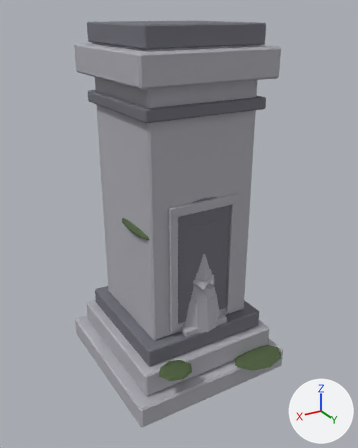
The glTF model godot/art/models/SM_Cripta_Pilar.glb: old version first, new version second.
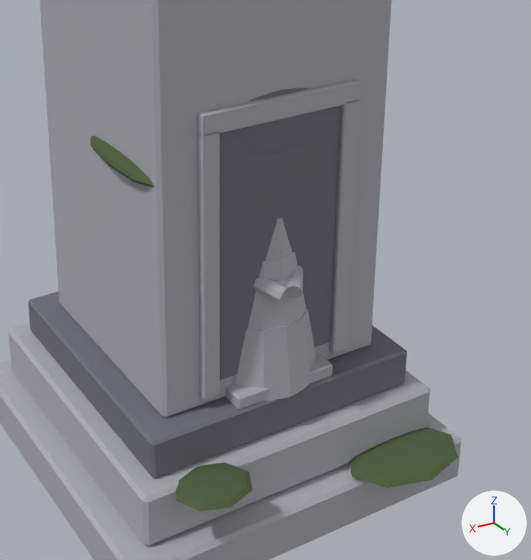
Each version is shown whole from a camera (50 mm lens) standing at (4.1, 7.02, 6.21) and looking at (0.03, 0.23, 2.82), then close up on the part from 23% to 88% of the width and 35% to 90% of the height. The lights are fixed; the arrows at lower right show +X, +Y and +Z. The first two pictures are the older version. Vertices at exactly the same position are counted once.
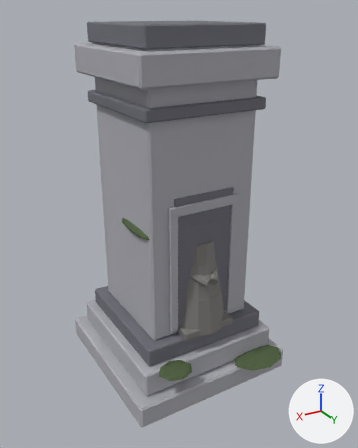
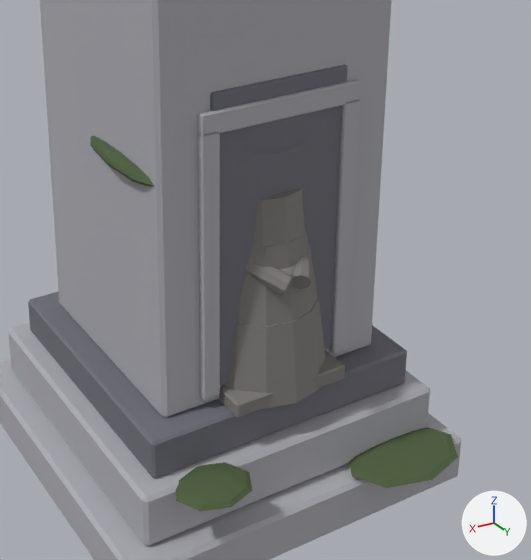
Where the change shows, as pixel boxes [x1, y1, x2, y2] in the close-ups (531 x 560 px; the box of a moved part takes in the faces that stretch with it):
part 1 of me_cube, moved or reshaped
    before: [220, 106, 340, 380]
    after: [210, 65, 348, 386]
part 2 of me_cube, added
    after: [223, 297, 326, 409]
part 3 of me_cube, added
    after: [237, 231, 318, 326]
part 4 of me_cube, added
    after: [253, 188, 305, 250]
part 5 of me_cube, moved or reshaped
    before: [285, 266, 303, 298]
    after: [292, 245, 312, 289]
part 6 of me_cube, moved or reshaped
    before: [253, 278, 287, 303]
    after: [245, 262, 294, 295]
part 7 of me_cube, added
    after: [281, 265, 296, 284]
part 8 of me_cube, moved or reshaped
    before: [225, 354, 333, 409]
    after: [218, 350, 345, 418]
part 9 of me_cube, deleted
    before: [232, 218, 316, 401]

The change, as a diff of the scene's bpy script:
```diff
--- a/godot/art/models/SM_Cripta_Pilar.glb.py
+++ b/godot/art/models/SM_Cripta_Pilar.glb.py
@@ mat_m_estatua @@
+mat_m_estatua = principled_material('M_Estatua')
+mat_m_estatua.base_color = (0.22, 0.21, 0.2)  # grey #817e7c
+mat_m_estatua.roughness = 0.9
@@ me_cube @@
 me_cube.from_pydata(...)  # 1037 vertices, 1938 faces; spans x -1.5..1.5, y -1.5..1.8, z 0.0..6.05
 # used by ob_cube; location = (0.0, 0.0, 0.0)
+# me_cube part 1: the loose piece of 24 vertices spanning x -0.5..0.5, y 0.88..0.98, z 1.35..3.35 is scaled about its middle by (1.1, 1, 1.15), then moved by (0.0, 0.0, 0.1)
+# me_cube part 2: a new loose piece, a 14-sided cut cone along z (radius 0.54 at the low end, 0.45 at the high end) spanning x -0.53..0.53, y 0.18..1.26, z 1.15..1.8, in mat_m_estatua (grey #817e7c)
+# me_cube part 3: a new loose piece, a 14-sided cut cone along z (radius 0.45 at the low end, 0.36 at the high end) spanning x -0.44..0.44, y 0.27..1.17, z 1.74..2.39, in mat_m_estatua (grey #817e7c)
+# me_cube part 4: a new loose piece, a 12-sided cut cone along z (radius 0.36 at the low end, 0.32 at the high end) spanning x -0.36..0.36, y 0.36..1.08, z 2.37..2.74, in mat_m_estatua (grey #817e7c)
+# me_cube part 5: the loose piece of 16 vertices spanning x -0.27..0.01, y 0.82..1.15, z 1.94..2.17 is scaled about its middle by 1.14, then moved by (-0.02, 0.06, 0.12), in mat_m_estatua (grey #817e7c)
+# me_cube part 6: the loose piece of 16 vertices spanning x -0.01..0.27, y 0.82..1.15, z 1.94..2.17 is scaled about its middle by 1.14, then moved by (0.02, 0.06, 0.12), in mat_m_estatua (grey #817e7c)
+# me_cube part 7: a new loose piece, an icosphere of 80 faces spanning x -0.13..0.13, y 1.01..1.16, z 2.07..2.22, in mat_m_estatua (grey #817e7c)
+# me_cube part 8: the loose piece of 24 vertices spanning x -0.43..0.43, y 0.27..1.13, z 1.15..1.26 is scaled about its middle by (1.14, 1.14, 1.16), then moved by (0.0, 0.02, 0.01), in mat_m_estatua (grey #817e7c)
+# me_cube part 9: 7 loose pieces with 280 vertices, spanning x -0.46..0.46, y 0.22..1.17, z 1.15..2.88, are deleted
 me_cube.materials.append(mat_m_pedra)
@@ me_cube @@
 me_cube.materials.append(mat_m_musgo)
+me_cube.materials.append(mat_m_estatua)  # grey #817e7c
```
